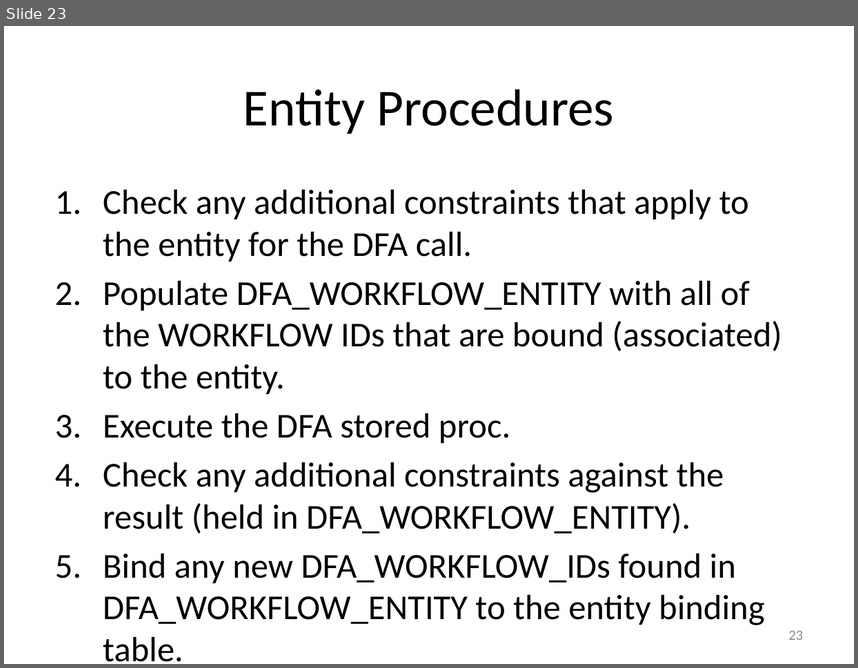
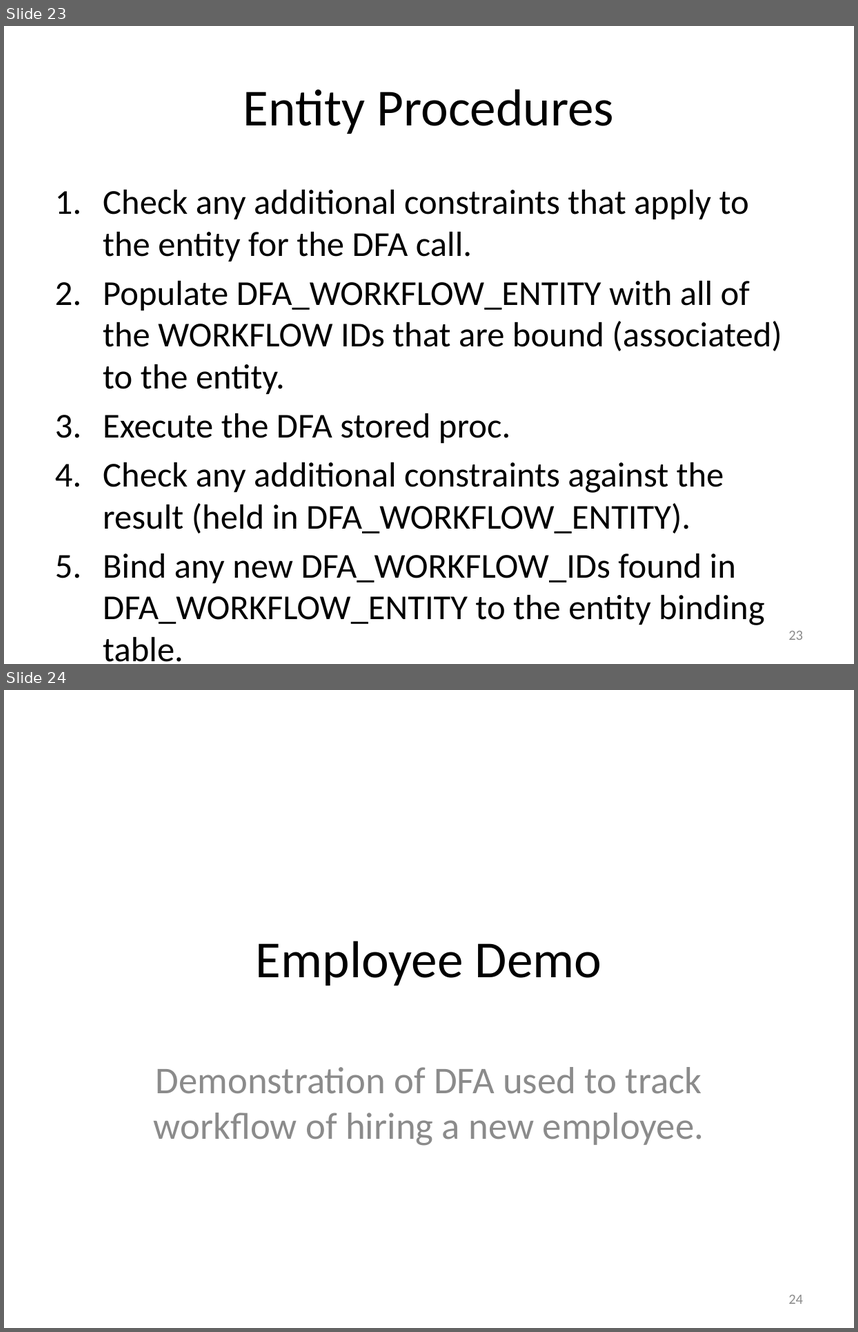
Before and after one commit to RichardRoda/DFA-Workflow-Model, a slide deck: Modeling Workflows with Event Driven DFA.pptx. Shown one above the other, each under a label of ours: slide 23 before the commit, slides 23 and 24 after it. The pictures are 858x668 and 858x1332 pixels, drawn with LibreOffice and Linux fonts; fonts in the diff are those of the drawing. Boxes give left, top, right and bottom in pixels: in the first picture for what was removed or moved away, otherwise in the second. Text is boxed around its words. In the diff, an @@ line names an element or a change of style, - is before the commit and + after.

```diff
--- a/Modeling Workflows with Event Driven DFA.pptx
+++ b/Modeling Workflows with Event Driven DFA.pptx
@@ slide 24 added at bbox=[4, 690, 854, 1328], background #FFFFFF @@
@@ title added at bbox=[256, 940, 602, 985], 44 pt, text #000000 @@
+Employee Demo
@@ subtitle added at bbox=[154, 1067, 704, 1145], 32 pt, text #8C8C8C @@
+Demonstration of DFA used to track workflow of hiring a new employee.
@@ page number added at bbox=[789, 1294, 803, 1303], 12 pt, text #8C8C8C @@
+24
```
Also in this commit, not shown: 4 slides changed, 2 other slides added, 1 other file.
